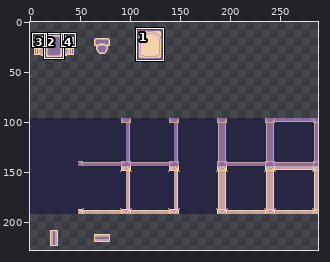
Pixel-art file, stored at Assets/Sprites/ase/base.aseprite. Above, an overview of the earlier version with the close-up marked.
Close-up. The starting point:
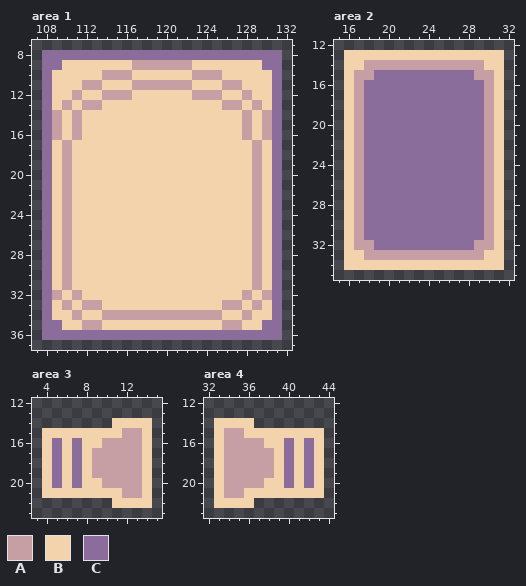
288x240 pixels, 1 frame. Shown: area 1: x 107..132, y 7..37; area 2: x 15..32, y 12..35; area 3: x 3..15, y 12..23; area 4: x 32..44, y 12..23. The wide view leaves out empty margins. The commit also changed other parts of the picture, which this record leaves out.
Visible layers, top first: "furniture/bathtub", "furniture/toilet", "furniture/small-table", "doors/horizontal-door", "doors/vertical-door", "uncompleted-rooms/nwe-room", "uncompleted-rooms/ne-room", "uncompleted-rooms/ns-room", "uncompleted-rooms/n-room", "uncompleted-rooms/0-room", "completed-rooms/nwe-room", "completed-rooms/ne-room", "completed-rooms/ns-room", "completed-rooms/n-room", "completed-rooms/0-room", "background".
Palette (. is transparent): A #c69fa5  B #f2d3ab  C #8b6d9c
Pixels before, area 1, first column x 108:
 8 CCCCCCCCCCCCCCCCCCCCCCCC
 9 CCBBBBBBBAAAAAABBBBBBBCC
10 CBBBBBAAABBBBBBAAABBBBBC
11 CBBBAABBBAAAAAABBBAABBBC
12 CBBABBAAABBBBBBAAABBABBC
13 CBABAABBBBBBBBBBBBAABABC
14 CABABBBBBBBBBBBBBBBBABAC
15 CABABBBBBBBBBBBBBBBBABAC
16 CABABBBBBBBBBBBBBBBBABAC
17 CBABBBBBBBBBBBBBBBBBBABC
18 CBABBBBBBBBBBBBBBBBBBABC
19 CBABBBBBBBBBBBBBBBBBBABC
20 CBABBBBBBBBBBBBBBBBBBABC
21 CBABBBBBBBBBBBBBBBBBBABC
22 CBABBBBBBBBBBBBBBBBBBABC
23 CBABBBBBBBBBBBBBBBBBBABC
24 CBABBBBBBBBBBBBBBBBBBABC
25 CBABBBBBBBBBBBBBBBBBBABC
26 CBABBBBBBBBBBBBBBBBBBABC
27 CBABBBBBBBBBBBBBBBBBBABC
28 CBABBBBBBBBBBBBBBBBBBABC
29 CBABBBBBBBBBBBBBBBBBBABC
30 CBABBBBBBBBBBBBBBBBBBABC
31 CBABBBBBBBBBBBBBBBBBBABC
32 CABABBBBBBBBBBBBBBBBABAC
33 CBABAABBBBBBBBBBBBAABABC
34 CBBABBAAAAAAAAAAAABBABBC
35 CCBBAABBBBBBBBBBBBAABBCC
36 CCCCCCCCCCCCCCCCCCCCCCCC
Pixels before, area 2, first column x 16:
13 BBBBBBBBBBBBBBBB
14 BBAAAAAAAAAAAABB
15 BAACCCCCCCCCCAAB
16 BACCCCCCCCCCCCAB
17 BACCCCCCCCCCCCAB
18 BACCCCCCCCCCCCAB
19 BACCCCCCCCCCCCAB
20 BACCCCCCCCCCCCAB
21 BACCCCCCCCCCCCAB
22 BACCCCCCCCCCCCAB
23 BACCCCCCCCCCCCAB
24 BACCCCCCCCCCCCAB
25 BACCCCCCCCCCCCAB
26 BACCCCCCCCCCCCAB
27 BACCCCCCCCCCCCAB
28 BACCCCCCCCCCCCAB
29 BACCCCCCCCCCCCAB
30 BACCCCCCCCCCCCAB
31 BACCCCCCCCCCCCAB
32 BAACCCCCCCCCCAAB
33 BBAAAAAAAAAAAABB
34 BBBBBBBBBBBBBBBB
Pixels before, area 3, first column x 4:
14 .......BBBB
15 BBBBBBBBAAB
16 BCBCBBAAAAB
17 BCBCBAAAAAB
18 BCBCBAAAAAB
19 BCBCBAAAAAB
20 BCBCBBAAAAB
21 BBBBBBBBAAB
22 .......BBBB
Pixels before, area 4, first column x 33:
14 BBBB.......
15 BAABBBBBBBB
16 BAAAABBCBCB
17 BAAAAABCBCB
18 BAAAAABCBCB
19 BAAAAABCBCB
20 BAAAABBCBCB
21 BAABBBBBBBB
22 BBBB.......
After the commit:
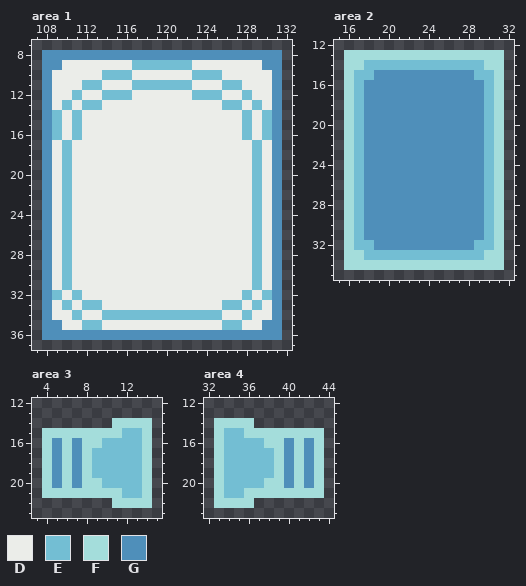
Colours new in this view: D #ebede9  E #73bed3  F #a4dddb  G #4f8fba
The exact change:
Changed rows in their new state; - is an unchanged pixel.
Area 1, layer "furniture/bathtub":
first column x 108:
 8 GGGGGGGGGGGGGGGGGGGGGGGG
 9 GGDDDDDDDEEEEEEDDDDDDDGG
10 GDDDDDEEEDDDDDDEEEDDDDDG
11 GDDDEEDDDEEEEEEDDDEEDDDG
12 GDDEDDEEEDDDDDDEEEDDEDDG
13 GDEDEEDDDDDDDDDDDDEEDEDG
14 GEDEDDDDDDDDDDDDDDDDEDEG
15 GEDEDDDDDDDDDDDDDDDDEDEG
16 GEDEDDDDDDDDDDDDDDDDEDEG
17 GDEDDDDDDDDDDDDDDDDDDEDG
18 GDEDDDDDDDDDDDDDDDDDDEDG
19 GDEDDDDDDDDDDDDDDDDDDEDG
20 GDEDDDDDDDDDDDDDDDDDDEDG
21 GDEDDDDDDDDDDDDDDDDDDEDG
22 GDEDDDDDDDDDDDDDDDDDDEDG
23 GDEDDDDDDDDDDDDDDDDDDEDG
24 GDEDDDDDDDDDDDDDDDDDDEDG
25 GDEDDDDDDDDDDDDDDDDDDEDG
26 GDEDDDDDDDDDDDDDDDDDDEDG
27 GDEDDDDDDDDDDDDDDDDDDEDG
28 GDEDDDDDDDDDDDDDDDDDDEDG
29 GDEDDDDDDDDDDDDDDDDDDEDG
30 GDEDDDDDDDDDDDDDDDDDDEDG
31 GDEDDDDDDDDDDDDDDDDDDEDG
32 GEDEDDDDDDDDDDDDDDDDEDEG
33 GDEDEEDDDDDDDDDDDDEEDEDG
34 GDDEDDEEEEEEEEEEEEDDEDDG
35 GGDDEEDDDDDDDDDDDDEEDDGG
36 GGGGGGGGGGGGGGGGGGGGGGGG
Area 2, layer "furniture/small-table":
first column x 16:
13 FFFFFFFFFFFFFFFF
14 FFEEEEEEEEEEEEFF
15 FEEGGGGGGGGGGEEF
16 FEGGGGGGGGGGGGEF
17 FEGGGGGGGGGGGGEF
18 FEGGGGGGGGGGGGEF
19 FEGGGGGGGGGGGGEF
20 FEGGGGGGGGGGGGEF
21 FEGGGGGGGGGGGGEF
22 FEGGGGGGGGGGGGEF
23 FEGGGGGGGGGGGGEF
24 FEGGGGGGGGGGGGEF
25 FEGGGGGGGGGGGGEF
26 FEGGGGGGGGGGGGEF
27 FEGGGGGGGGGGGGEF
28 FEGGGGGGGGGGGGEF
29 FEGGGGGGGGGGGGEF
30 FEGGGGGGGGGGGGEF
31 FEGGGGGGGGGGGGEF
32 FEEGGGGGGGGGGEEF
33 FFEEEEEEEEEEEEFF
34 FFFFFFFFFFFFFFFF
Area 3, layer "furniture/small-table":
first column x 4:
14 -------FFFF
15 FFFFFFFFEEF
16 FGFGFFEEEEF
17 FGFGFEEEEEF
18 FGFGFEEEEEF
19 FGFGFEEEEEF
20 FGFGFFEEEEF
21 FFFFFFFFEEF
22 -------FFFF
Area 4, layer "furniture/small-table":
first column x 33:
14 FFFF-------
15 FEEFFFFFFFF
16 FEEEEFFGFGF
17 FEEEEEFGFGF
18 FEEEEEFGFGF
19 FEEEEEFGFGF
20 FEEEEFFGFGF
21 FEEFFFFFFFF
22 FFFF-------
Pixel boxes of the changes (left, top, right, bottom) in both close-ups:
changed: (42, 50, 282, 340)
changed: (344, 50, 504, 270)
changed: (42, 418, 152, 508)
changed: (214, 418, 324, 508)
